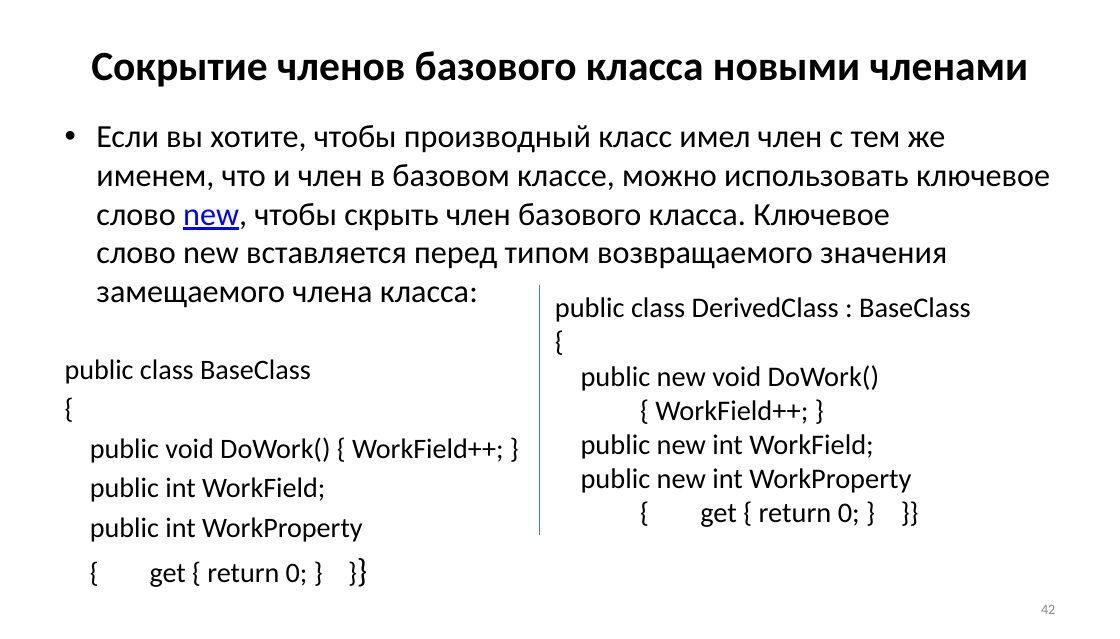
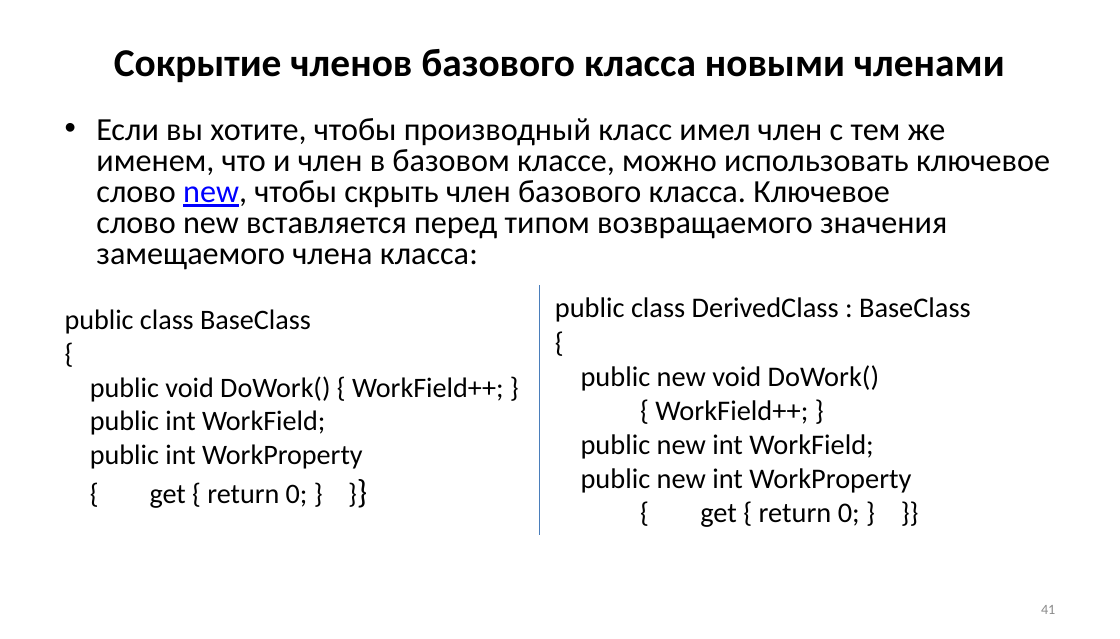
Before and after one commit to Mrztv/KRSU, a slide deck: slide 41 of 2026/ООП/Хмелева/ООП2.pptx (slide 42 before the commit). Drawn at 1120x639 pixels with LibreOffice and Linux fonts; fonts in the diff are those of the drawing. Boxes give left, top, right and bottom in pixels: in the first picture for what was removed or moved away, otherwise in the second. Text is boxed around its words. In the diff, an @@ line names an element or a change of style, - is before the commit and + after.

```diff
--- a/2026/ООП/Хмелева/ООП2.pptx
+++ b/2026/ООП/Хмелева/ООП2.pptx
@@ text "Сокрытие членов базового класса новыми ..." at (x1=114, y1=49, x2=1005, y2=83): size 35.1 to 33.3 pt; line spacing 1 to 0.9 @@
@@ text "Если вы хотите, чтобы производный ..." at (x1=65, y1=118, x2=1050, y2=508): line spacing 1 to 0.8; more space between paragraphs @@
@@ page number at (x1=1041, y1=605, x2=1055, y2=614): text changed @@
-42
+41
```
Also in this commit, not shown: 91 other slides changed, 1 slide removed, 27 other files.
